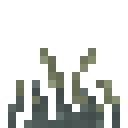
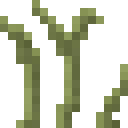
Two versions of the same layered image (128 x 128). Layer-by-layer changes:
hid "rotten" over [8, 80, 120, 128]
hid "dried_up" over [8, 48, 120, 128]
showed "grass" over [0, 0, 128, 128]
